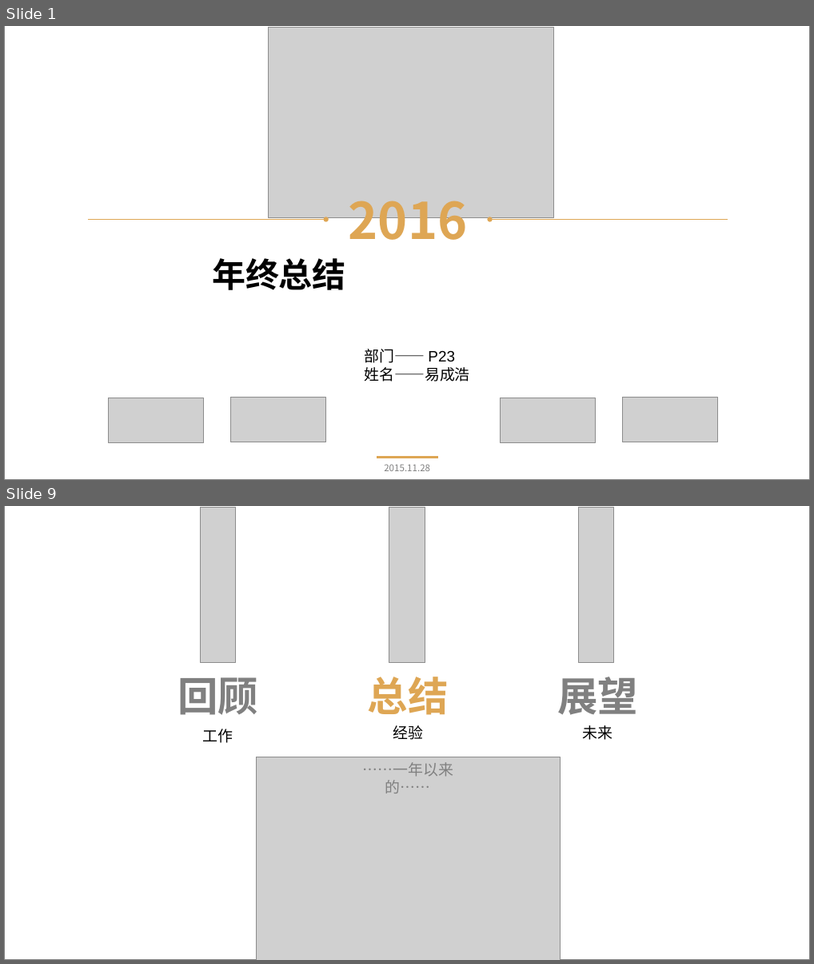
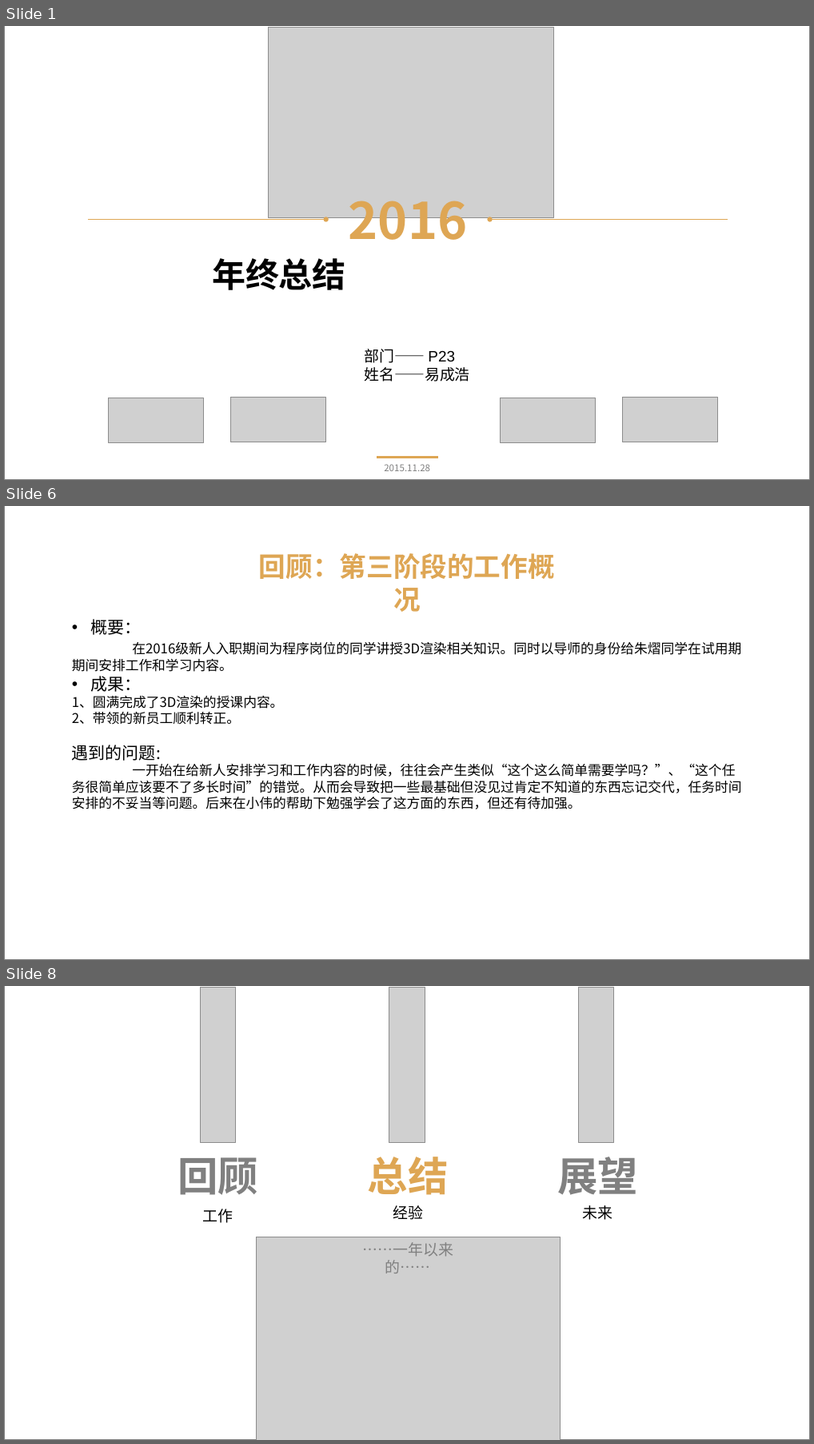
Before and after one commit to 523793658/Air, a slide deck: 2016年终工作总结ppt.pptx. Shown one above the other, each under a label of ours: slides 1 and 9 before the commit, slides 1, 6 and 8 after it; the slides between them are not shown. The pictures are 814x964 and 814x1444 pixels, drawn with LibreOffice and Linux fonts; fonts in the diff are those of the drawing; grey boxes stand for pictures. Boxes give left, top, right and bottom in pixels: in the first picture for what was removed or moved away, otherwise in the second. Text is boxed around its words. In the diff, an @@ line names an element or a change of style, - is before the commit and + after.

```diff
--- a/2016年终工作总结ppt.pptx
+++ b/2016年终工作总结ppt.pptx
@@ slide 6 added at [4,506,810,960], background #FFFFFF; not listed: 1 template element that a slide beside it also shows @@
@@ text added at [259,553,555,579], 32 pt, text #DEA654, bold @@
+回顾：第三阶段的工作概况
@@ text added at [72,619,742,809], 16 pt, text #000000 @@
+• 概要：
+在2016级新人入职期间为程序岗位的同学讲授3D渲染相关知识。同时以导师的身份给朱熠同学在试用期期间安排工作和学习内容。
+• 成果：
+1、圆满完成了3D渲染的授课内容。
+2、带领的新员工顺利转正。
+遇到的问题:
+一开始在给新人安排学习和工作内容的时候，往往会产生类似“这个这么简单需要学吗？”、“这个任务很简单应该要不了多长时间”的错觉。从而会导致把一些最基础但没见过肯定不知道的东西忘记交代，任务时间安排的不妥当等问题。后来在小伟的帮助下勉强学会了这方面的东西，但还有待加强。
@@ what was slide 9 is now slide 8 @@
```
Also in this commit, not shown: 3 slides changed, 8 other slides added, 9 slides removed.
